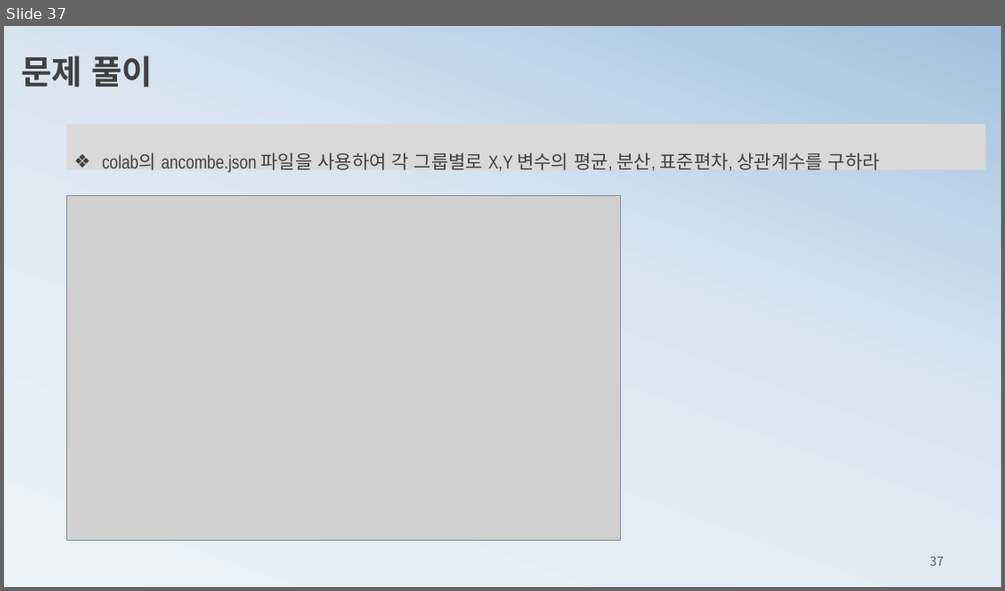
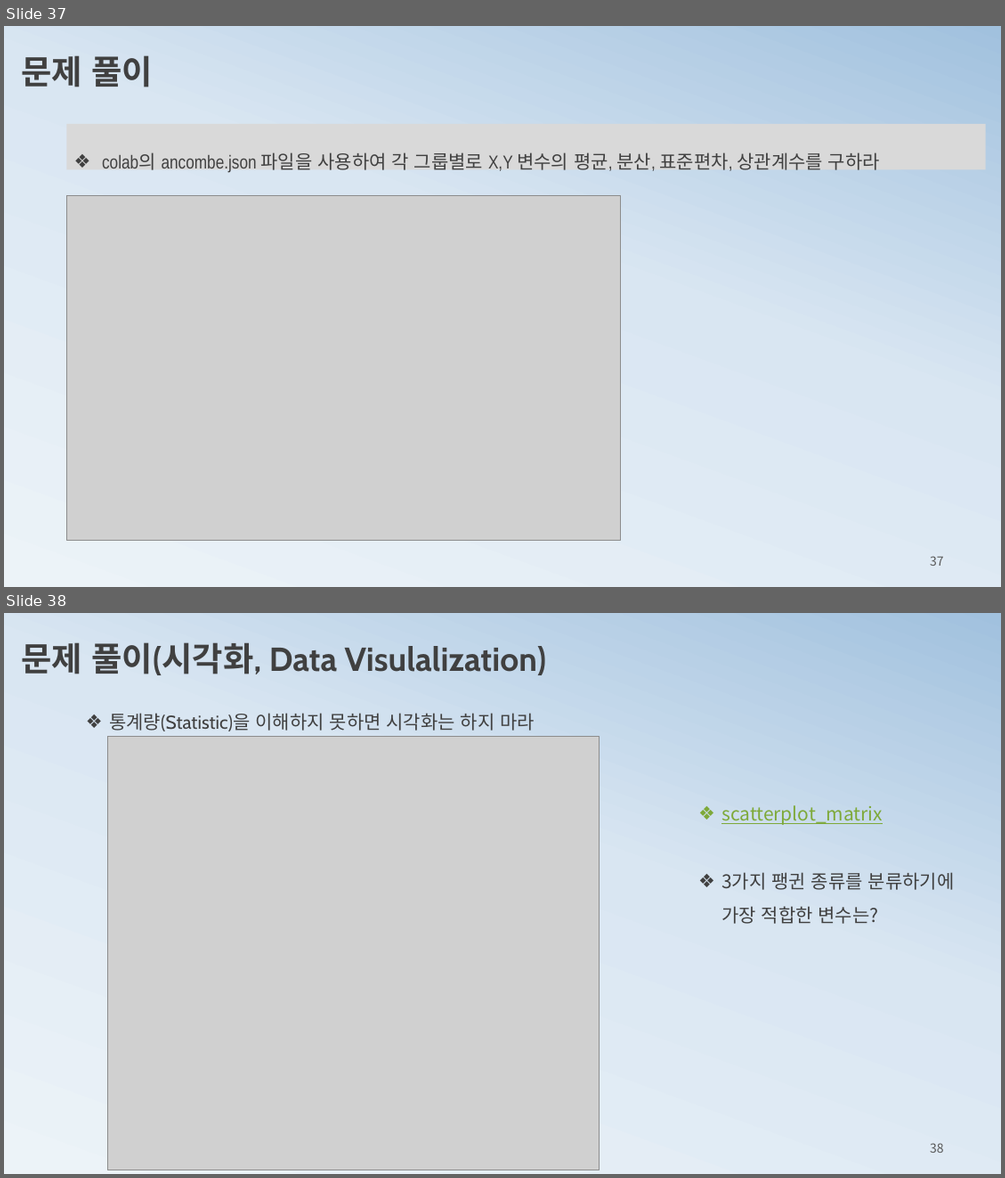
Before and after one commit to ancestor9/mathematics-for-machine-learning, a slide deck: 1_statistics for machine learning.pptx. Shown one above the other, each under a label of ours: slide 37 before the commit, slides 37 and 38 after it. The pictures are 1005x591 and 1005x1178 pixels, drawn with LibreOffice and Linux fonts; fonts in the diff are those of the drawing; grey boxes stand for pictures. Boxes give left, top, right and bottom in pixels: in the first picture for what was removed or moved away, otherwise in the second. Text is boxed around its words. In the diff, an @@ line names an element or a change of style, - is before the commit and + after.

```diff
--- a/1_statistics for machine learning.pptx
+++ b/1_statistics for machine learning.pptx
@@ slide 38 added at bbox=[4, 613, 1001, 1174], background gradient #ECF3F8 to #D9E6F2 to #A1C1DE @@
@@ text added at bbox=[21, 642, 547, 675], 32 pt, text #404040, bold @@
+문제 풀이(시각화, Data Visulalization)
@@ text added at bbox=[109, 713, 534, 731], 18 pt, text #404040 @@
+❖ 통계량(Statistic)을 이해하지 못하면 시각화는 하지 마라
@@ picture added at bbox=[108, 736, 599, 1169] @@
@@ text added at bbox=[721, 805, 955, 924], 18 pt, text #404040 @@
+❖ scatterplot_matrix
+❖ 3가지 팽귄 종류를 분류하기에 가장 적합한 변수는?
@@ page number added at bbox=[930, 1143, 944, 1152], 12 pt, text #595959 @@
+38
```
Also in this commit, not shown: 9 slides changed, 1 other slide added, 1 slide removed.
